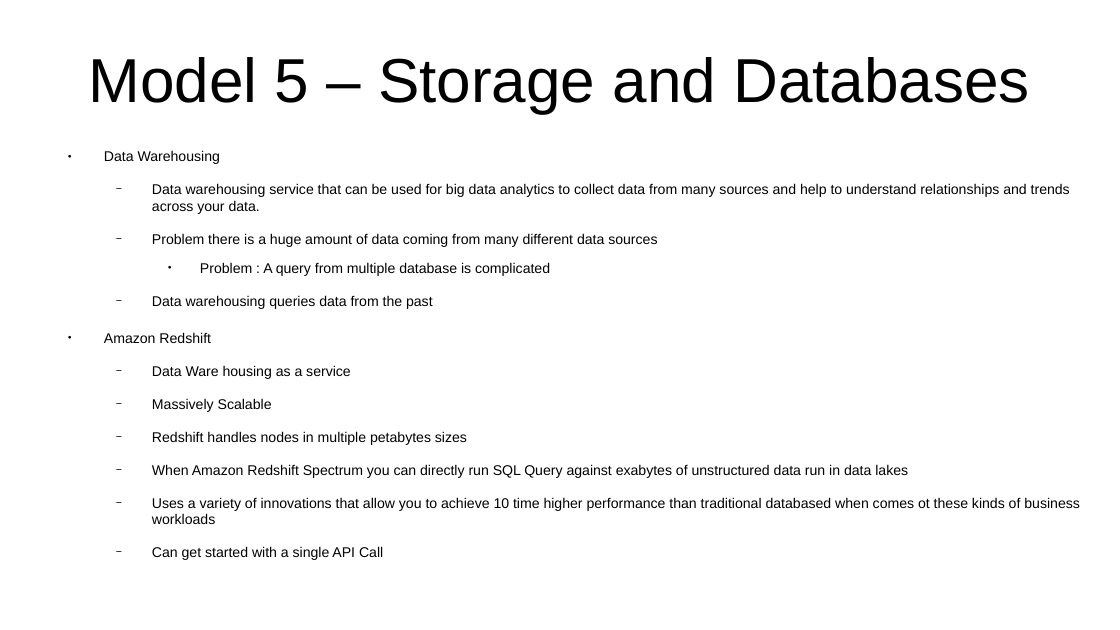
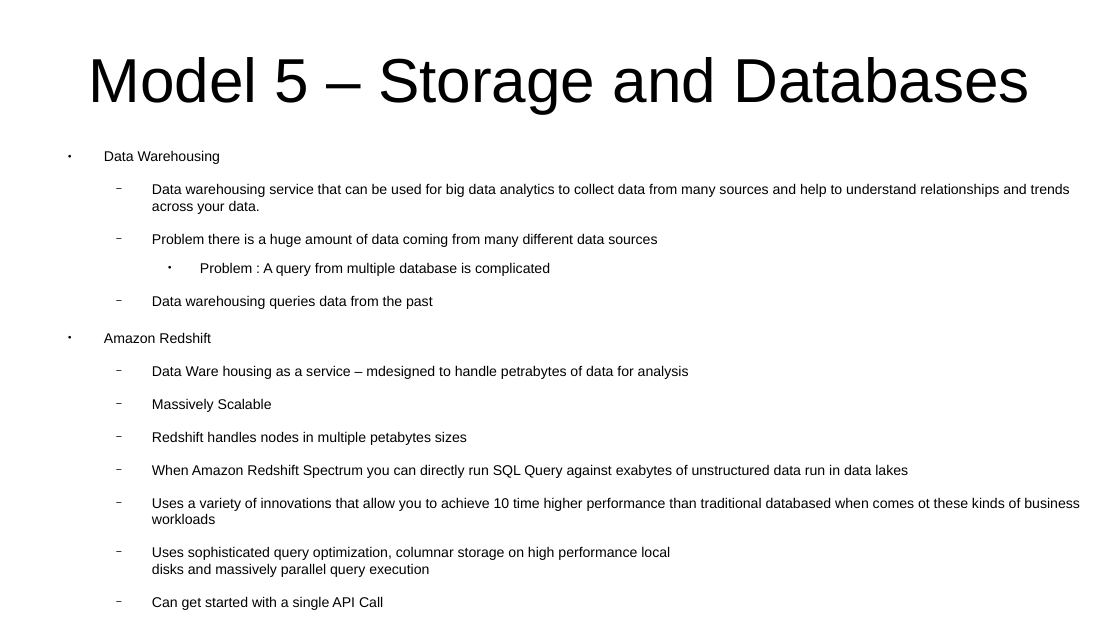
Before and after one commit to CharlesStockman/notesFromCourses, a slide deck: slide 79 of aws/cloud_practitioner/AWS.odp (slide 73 before the commit). Drawn at 1120x630 pixels with LibreOffice and Linux fonts; fonts in the diff are those of the drawing. Boxes give left, top, right and bottom in pixels: in the first picture for what was removed or moved away, otherwise in the second. Text is boxed around its words. In the diff, an @@ line names an element or a change of style, - is before the commit and + after.

```diff
--- a/aws/cloud_practitioner/AWS.odp
+++ b/aws/cloud_practitioner/AWS.odp
@@ text at box(152, 365, 689, 379): text changed @@
-  − Data Ware housing as a service
+  − Data Ware housing as a service – mdesigned to handle petrabytes of data for analysis
@@ text at box(152, 546, 670, 577): paragraph added @@
+  − Uses sophisticated query optimization, columnar storage on high performance local
+    disks and massively parallel query execution
```
Also in this commit, not shown: 28 other slides changed, 19 slides added, 15 other files.
